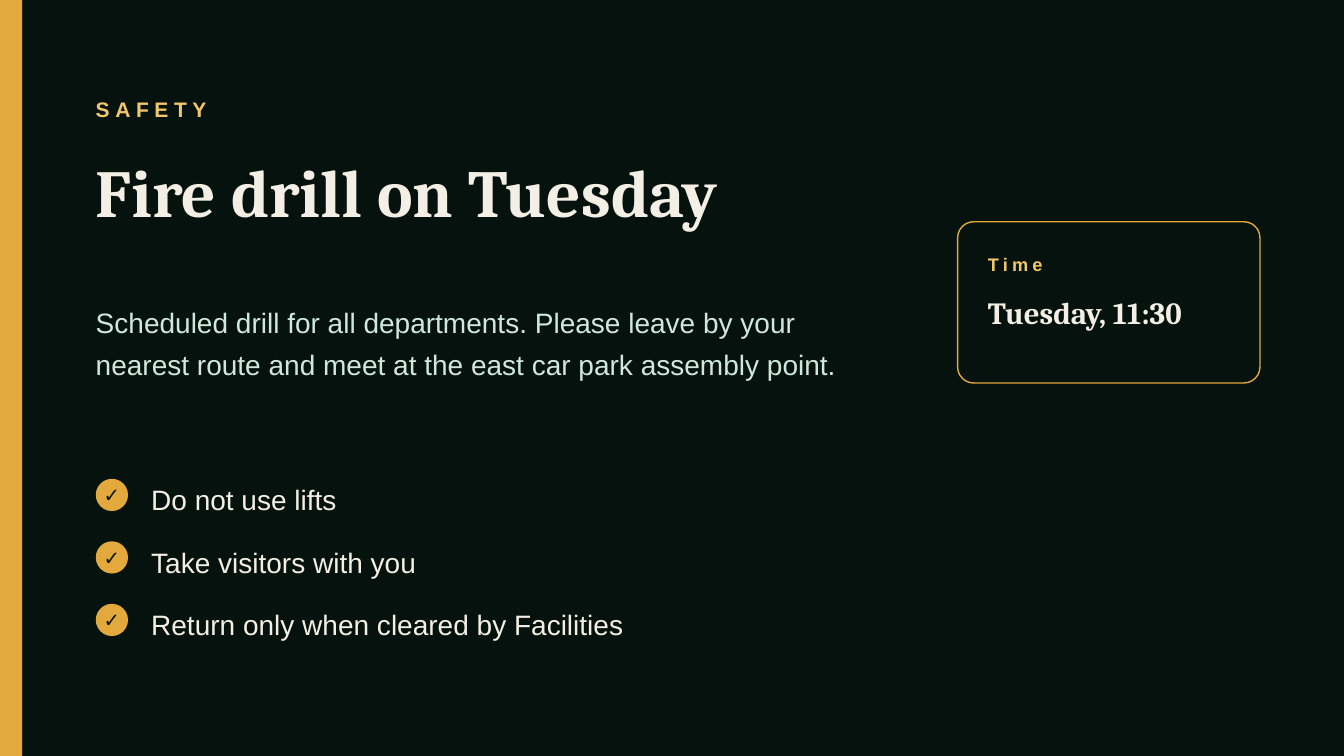
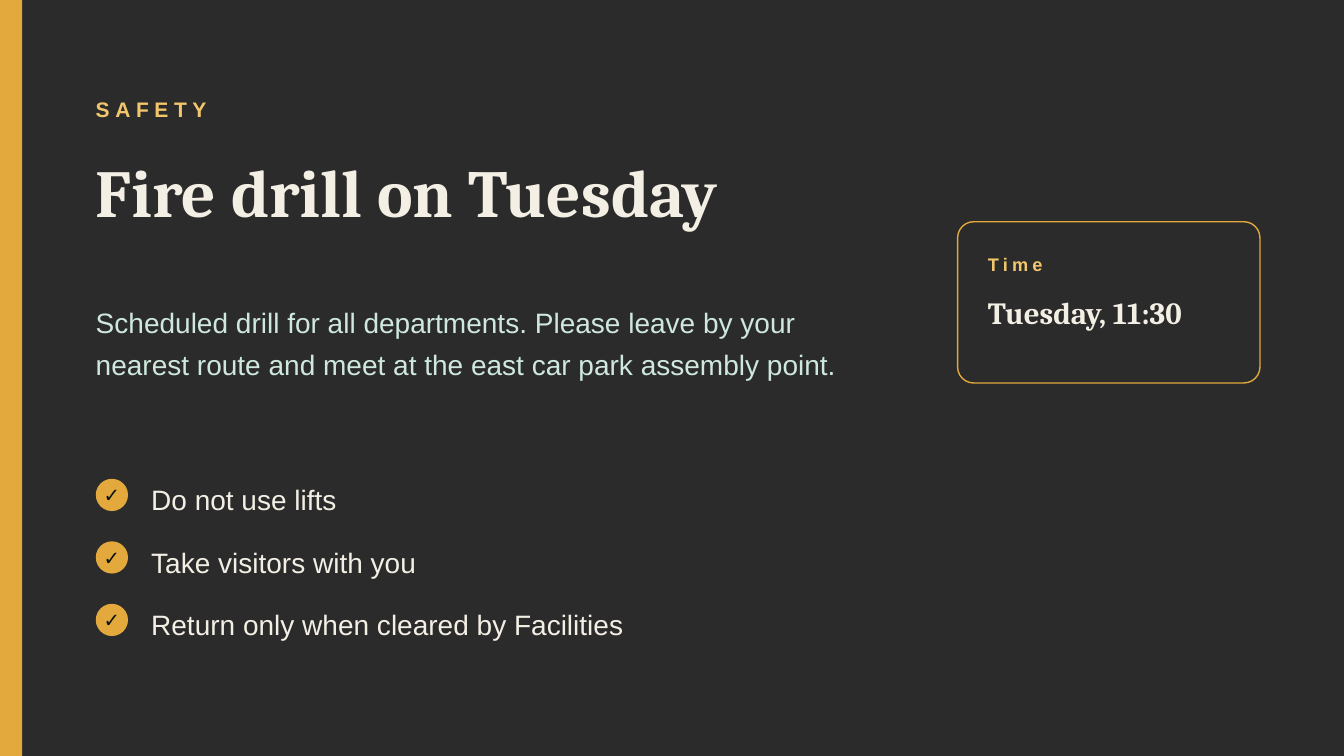
Before and after one commit to Ribesh19/HM_NoticeBoard, a slide deck: slide 6 of starter-deck/board.pptx. Drawn at 1344x756 pixels with LibreOffice and Linux fonts; fonts in the diff are those of the drawing; background and template pictures are left out; a plain dark background stands for a picture behind light text. Boxes give left, top, right and bottom in pixels: in the first picture for what was removed or moved away, otherwise in the second. Text is boxed around its words. In the diff, an @@ line names an element or a change of style, - is before the commit and + after.

```diff
--- a/starter-deck/board.pptx
+++ b/starter-deck/board.pptx
@@ background #FFFFFF to picture (left out) @@
@@ rectangle removed at (x1=0, y1=0, x2=1344, y2=756) @@
```
Also in this commit, not shown: 6 other slides changed, 1 slide added, 1 slide removed, 17 other files.
